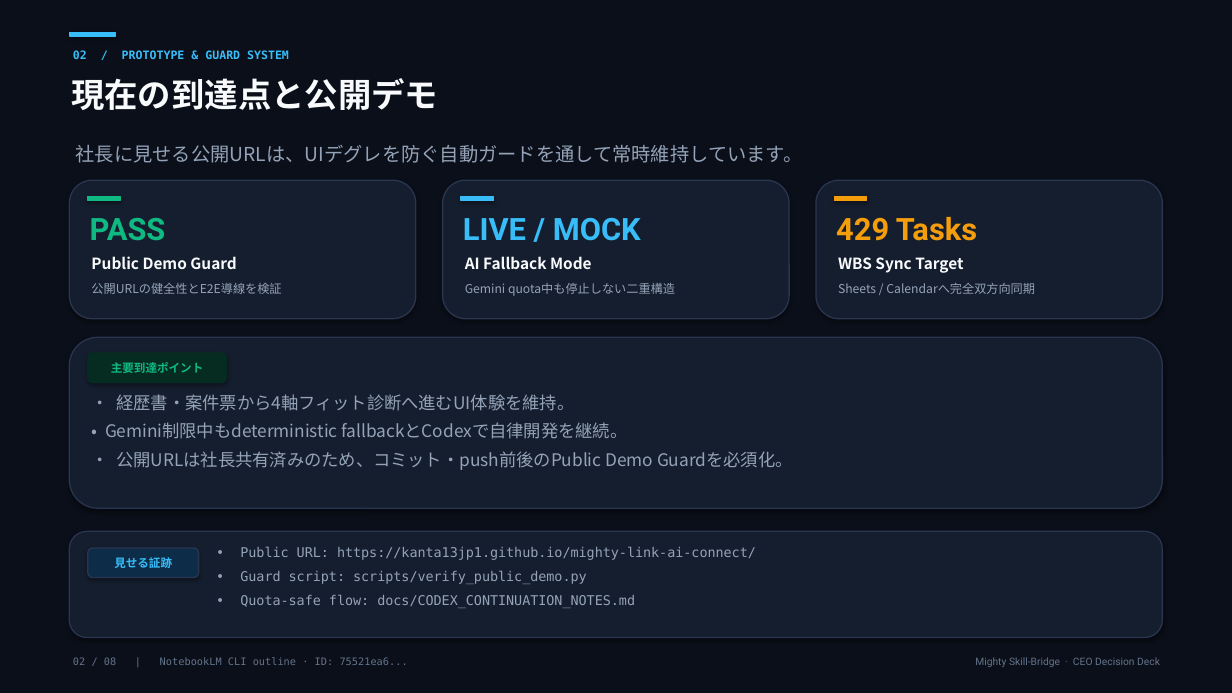
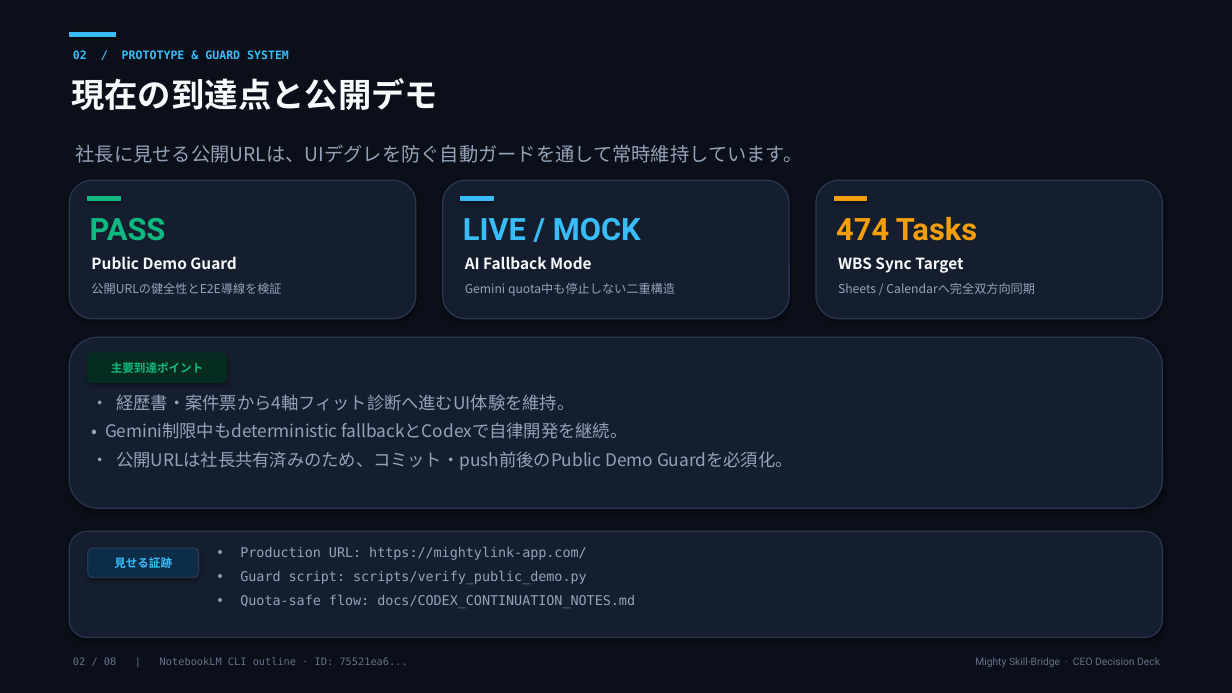
Before and after one commit to kanta13jp1/mighty-link-ai-connect, a slide deck: slide 2 of exports/knowledge_flow/mighty_skill_bridge_ceo_presentation_2026-06-02_figma-modern.pptx. Drawn at 1232x693 pixels with LibreOffice and Linux fonts; fonts in the diff are those of the drawing. Boxes give left, top, right and bottom in pixels: in the first picture for what was removed or moved away, otherwise in the second. Text is boxed around its words. In the diff, an @@ line names an element or a change of style, - is before the commit and + after.

Commit message:
docs(wbs): sync T1048 completion to github report and calendar ics

```diff
--- a/exports/knowledge_flow/mighty_skill_bridge_ceo_presentation_2026-06-02_figma-modern.pptx
+++ b/exports/knowledge_flow/mighty_skill_bridge_ceo_presentation_2026-06-02_figma-modern.pptx
@@ text at (836,217,977,241): text changed @@
-429 Tasks
+474 Tasks
@@ text at (240,546,587,560): text changed @@
-• Public URL: https://kanta13jp1.github.io/mighty-link-ai-connect/
+• Production URL: https://mightylink-app.com/
```
Also in this commit, not shown: 4 other files.
